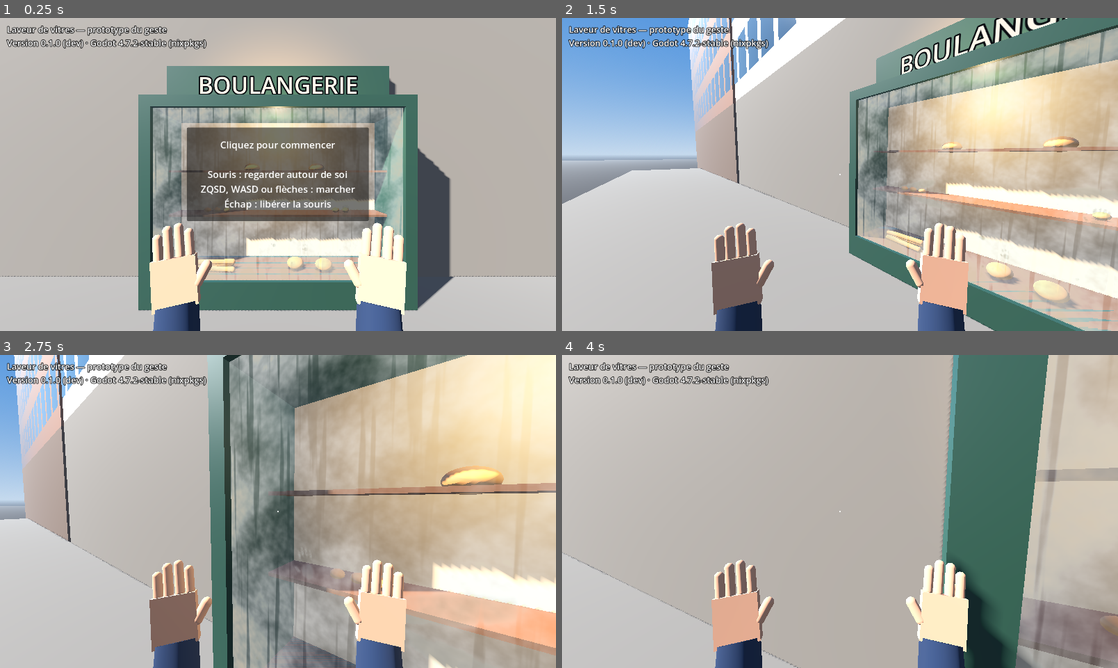
Above: before the commit, frames 1-4 (two rows, left to right).
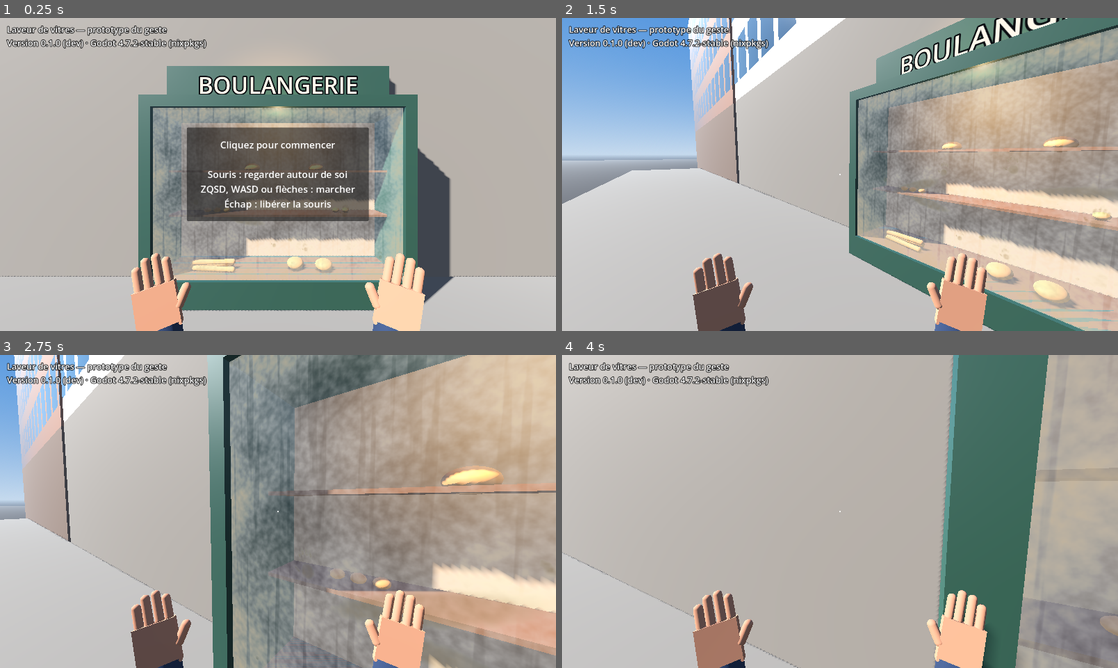
Above: after the commit, the same moments.

Repository: olivier-lapabe/laveur-de-vitres
Game: Godot game, scene res://scenes/main.tscn
Same seed, same stepped clock (60 frames per second), same inputs: the game is played once before the commit and once after it.
Inputs (mouse positions are in pixels of both pictures, inside the frame that each line leads up to):
- Up to frame 1 (0.25 s): no input
- Up to frame 2 (1.5 s): tap Enter at 0.5 s; move the mouse to (962, 158) at 0.52 s; hold D (move_right) 0.53-1.28 s; click (962, 158) at 0.67 s; move the mouse to (812, 174) at 1.27 s; hold W (move_forward) from 1.28 s (still down)
- Up to frame 3 (2.75 s): keep holding W (move_forward); move the mouse to (289, 505) at 2.02 s
- Up to frame 4 (4 s): keep holding W (move_forward); move the mouse to (834, 517) at 2.77 s; move the mouse to (878, 514) at 3.52 s

The runs differ from the first frame. In frame 1, 10% of the frame differs, in the area x 23-77%, y 28-100%; in frame 2, 26%; in frame 3, 43%, in the area x 23-100%, y 0-100%; in frame 4, 15%.

Commit message:
Make grease marks stand out from the dust; smaller, darker hands; softer display light (LAV-3)
Co-Authored-By: Claude Opus 5.5 <noreply@anthropic.com>
Claude-Session: https://claude.ai/code/session_01Sd22mVGkXnCtooSqEAJWZd

Diff:
--- a/scenes/hand.tscn
+++ b/scenes/hand.tscn
@@ -1,7 +1,7 @@
 [gd_scene format=3]
 
 [sub_resource type="StandardMaterial3D" id="Material_skin"]
-albedo_color = Color(0.87, 0.67, 0.55, 1)
+albedo_color = Color(0.72, 0.52, 0.41, 1)
 roughness = 0.75
 
 [sub_resource type="StandardMaterial3D" id="Material_sleeve"]
--- a/scenes/player.tscn
+++ b/scenes/player.tscn
@@ -14,10 +14,10 @@
 fov = 75.0
 
 [node name="RightHand" parent="Head/Camera3D" instance=ExtResource("2_hand")]
-position = Vector3(0.21, -0.22, -0.42)
-rotation_degrees = Vector3(-10, -12, -6)
+position = Vector3(0.27, -0.3, -0.46)
+rotation_degrees = Vector3(-14, -18, -12)
 
 [node name="LeftHand" parent="Head/Camera3D" instance=ExtResource("2_hand")]
-position = Vector3(-0.21, -0.22, -0.42)
-rotation_degrees = Vector3(-10, 12, 6)
+position = Vector3(-0.27, -0.3, -0.46)
+rotation_degrees = Vector3(-14, 18, 12)
 scale = Vector3(-1, 1, 1)
--- a/scenes/storefront.tscn
+++ b/scenes/storefront.tscn
@@ -12,7 +12,7 @@
 roughness = 0.8
 
 [sub_resource type="StandardMaterial3D" id="Material_back_wall"]
-albedo_color = Color(0.86, 0.78, 0.64, 1)
+albedo_color = Color(0.7, 0.6, 0.48, 1)
 roughness = 0.9
 
 [sub_resource type="StandardMaterial3D" id="Material_bread"]
@@ -170,10 +170,10 @@
 mesh = SubResource("Mesh_roll")
 
 [node name="WarmLight" type="OmniLight3D" parent="Display"]
-position = Vector3(0, 2.5, 0.45)
+position = Vector3(0, 2.55, 0.6)
 light_color = Color(1, 0.84, 0.6, 1)
-light_energy = 0.9
-omni_range = 2.2
+light_energy = 0.45
+omni_range = 1.8
 
 [node name="Glass" type="MeshInstance3D" parent="."]
 position = Vector3(0, 1.6, 0.8)
--- a/scripts/dirty_glass.gd
+++ b/scripts/dirty_glass.gd
@@ -45,17 +45,19 @@
 	_breakup.frequency = 0.08
 
 	# Someone once wiped the glass with a sleeve and only spread the grease around.
-	_smear(Vector2(1.0, 1.45), Vector2(0.38, 0.07), 18.0, 0.55)
-	_smear(Vector2(1.15, 1.3), Vector2(0.32, 0.06), -12.0, 0.45)
-	_smear(Vector2(2.3, 1.55), Vector2(0.3, 0.06), 8.0, 0.4)
+	_smear(Vector2(1.0, 1.45), Vector2(0.4, 0.08), 18.0, 0.75)
+	_smear(Vector2(1.15, 1.28), Vector2(0.34, 0.07), -12.0, 0.65)
+	_smear(Vector2(2.3, 1.55), Vector2(0.32, 0.07), 8.0, 0.6)
 	# Adults leaning on the glass to look inside.
-	_handprint(Vector2(2.45, 1.35), 1.0, -8.0, 0.75)
-	_handprint(Vector2(0.55, 1.5), 1.0, 12.0, 0.6)
+	_handprint(Vector2(2.45, 1.35), 1.0, -8.0, 0.95)
+	_handprint(Vector2(0.55, 1.5), 1.0, 12.0, 0.85)
+	_handprint(Vector2(1.35, 1.65), 1.0, -4.0, 0.9)
+	_handprint(Vector2(1.95, 1.72), 1.0, 6.0, 0.85)
 	# Children pressing their hands and nose against the bakery window.
-	_handprint(Vector2(1.55, 0.95), 0.62, -15.0, 0.85)
-	_handprint(Vector2(1.95, 0.9), 0.62, 10.0, 0.85)
-	_smear(Vector2(1.75, 1.02), Vector2(0.035, 0.028), 0.0, 0.8)
-	_handprint(Vector2(2.9, 0.8), 0.6, 5.0, 0.7)
+	_handprint(Vector2(1.55, 0.95), 0.65, -15.0, 1.0)
+	_handprint(Vector2(1.95, 0.9), 0.65, 10.0, 1.0)
+	_smear(Vector2(1.75, 1.02), Vector2(0.035, 0.028), 0.0, 0.9)
+	_handprint(Vector2(2.9, 0.8), 0.65, 5.0, 0.9)
 	# Stray fingertips.
 	var rng := RandomNumberGenerator.new()
 	rng.seed = 2026
--- a/shaders/dirty_glass.gdshader
+++ b/shaders/dirty_glass.gdshader
@@ -5,11 +5,11 @@
 // - dust: a matte, light grey-brown haze, thicker near the frame and the bottom;
 // - grease: darker, slightly shiny marks left by hands, fingers and noses.
 
-uniform vec4 glass_color : source_color = vec4(0.85, 0.92, 0.96, 0.06);
-uniform vec4 dust_color : source_color = vec4(0.63, 0.58, 0.5, 1.0);
-uniform vec4 grease_color : source_color = vec4(0.36, 0.33, 0.24, 1.0);
+uniform vec4 glass_color : source_color = vec4(0.85, 0.92, 0.96, 0.05);
+uniform vec4 dust_color : source_color = vec4(0.66, 0.6, 0.5, 1.0);
+uniform vec4 grease_color : source_color = vec4(0.38, 0.31, 0.17, 1.0);
 uniform float dust_strength : hint_range(0.0, 1.0) = 0.9;
-uniform float grease_strength : hint_range(0.0, 1.0) = 0.85;
+uniform float grease_strength : hint_range(0.0, 1.0) = 1.0;
 // Glass size in meters, so the dust grain keeps a real-world scale.
 uniform vec2 glass_size = vec2(3.2, 2.2);
 // Seamless fractal noise, tiled across the glass.
@@ -20,31 +20,33 @@
 float dust_at(vec2 uv) {
 	vec2 meters = uv * glass_size;
 	float coarse = texture(noise_texture, meters * 0.35).r;
-	float fine = texture(noise_texture, meters * 2.7 + vec2(0.37, 0.11)).r;
-	float dust = smoothstep(0.2, 0.8, coarse) * 0.65 + fine * 0.35;
+	float fine = texture(noise_texture, meters * 3.1 + vec2(0.37, 0.11)).r;
+	// An even film of dust, with gentle variations rather than blotches.
+	float dust = 0.45 + (coarse - 0.5) * 0.5 + (fine - 0.5) * 0.35;
 	// Grime builds up along the frame, and rain splashes dirt onto the bottom.
 	vec2 to_edge = min(uv, 1.0 - uv) * glass_size;
 	float frame = 1.0 - smoothstep(0.0, 0.3, min(to_edge.x, to_edge.y));
 	float bottom = smoothstep(0.6, 1.0, uv.y);
-	dust = dust * 0.7 + frame * 0.35 + bottom * 0.25;
+	dust += frame * 0.3 + bottom * 0.2;
 	// Rain has run down the glass and left a few cleaner vertical tracks.
 	float rain = texture(noise_texture, vec2(meters.x * 2.5, meters.y * 0.12) + vec2(0.5, 0.2)).r;
-	dust *= mix(1.0, 0.5, smoothstep(0.62, 0.78, rain));
+	dust *= mix(1.0, 0.75, smoothstep(0.62, 0.78, rain));
 	return clamp(dust, 0.0, 1.0);
 }
 
 void fragment() {
-	float dust = dust_at(UV) * dust_strength;
 	float grease = texture(grease_pattern, UV).r * grease_strength;
+	// Hands and sleeves pushed the dust aside where they left grease.
+	float dust = dust_at(UV) * dust_strength * (1.0 - grease * 0.75);
 
 	vec3 color = mix(glass_color.rgb, dust_color.rgb, dust);
-	float alpha = mix(glass_color.a, 0.88, dust);
+	float alpha = mix(glass_color.a, 0.8, dust);
 	color = mix(color, grease_color.rgb, grease);
-	alpha = mix(alpha, 0.8, grease);
+	alpha = mix(alpha, 0.6, grease);
 
 	ALBEDO = color;
 	ALPHA = alpha;
-	// Clean glass is mirror-smooth, dust is matte, grease has a dull sheen.
-	ROUGHNESS = mix(mix(0.03, 0.9, dust), 0.3, grease);
-	SPECULAR = 0.5;
+	// Clean glass is mirror-smooth, dust is matte, grease has an oily sheen.
+	ROUGHNESS = mix(mix(0.03, 0.95, dust), 0.18, grease);
+	SPECULAR = mix(mix(0.5, 0.15, dust), 0.7, grease);
 }
